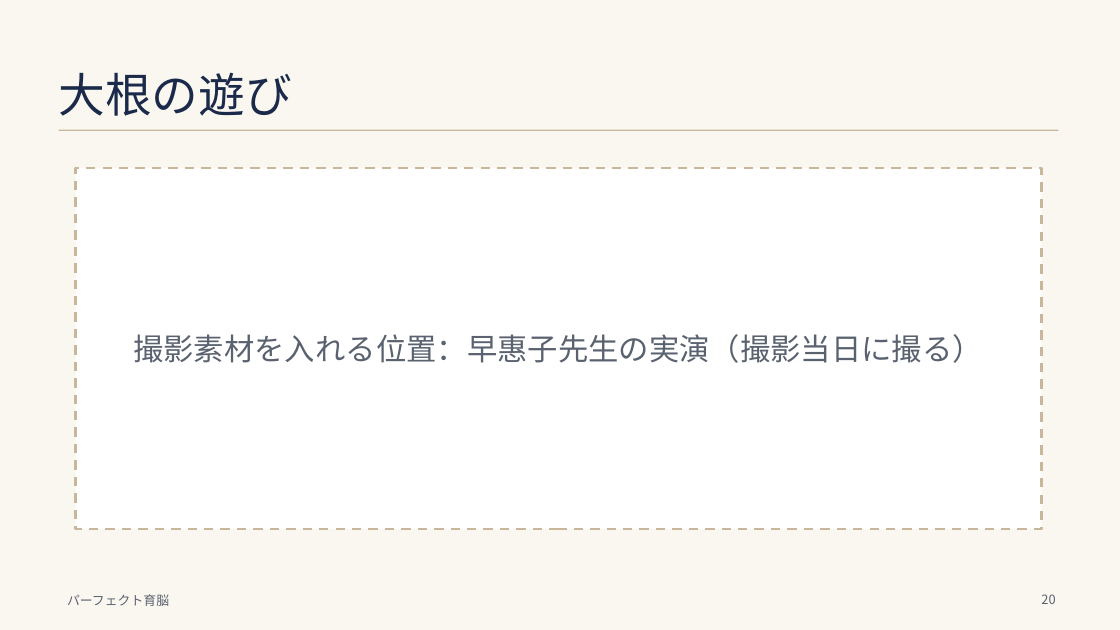
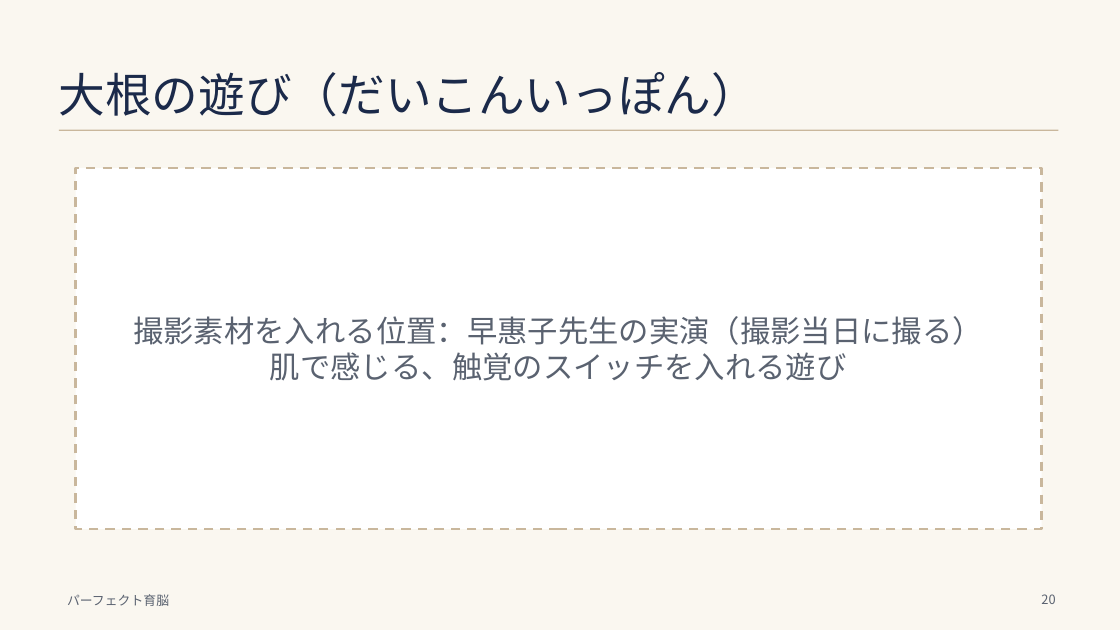
Before and after one commit to tanakayuc/static-pages, a slide deck: slide 20 of pygmalion-emiko-baby-60min-20261031/baby-60min-slides-v12.pptx. Drawn at 1120x630 pixels with LibreOffice and Linux fonts; fonts in the diff are those of the drawing. Boxes give left, top, right and bottom in pixels: in the first picture for what was removed or moved away, otherwise in the second. Text is boxed around its words. In the diff, an @@ line names an element or a change of style, - is before the commit and + after.

```diff
--- a/pygmalion-emiko-baby-60min-20261031/baby-60min-slides-v12.pptx
+++ b/pygmalion-emiko-baby-60min-20261031/baby-60min-slides-v12.pptx
@@ text at [59,72,758,117]: text changed @@
-大根の遊び
+大根の遊び（だいこんいっぽん）
@@ text at [270,352,847,381]: paragraph added @@
+肌で感じる、触覚のスイッチを入れる遊び
```
Also in this commit, not shown: 2 other slides changed, 1 slide added, 25 other files.
